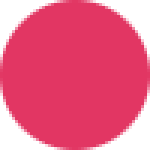
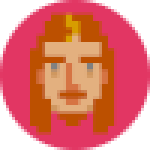
Layers edited between the first and the second (150, 150) image:
added layer "Eingefügte Ebene" above "Hintergrund" over [30, 12, 117, 135]
